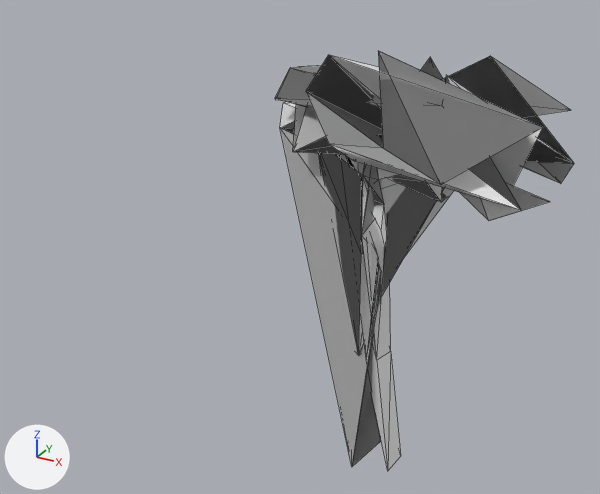
The OBJ model Assets/TramChanh/Art/Models/Environment/SM_StreetTree_Trunk.obj, before and after one commit.
Rendered twice from a 50 mm lens placed at (6.05, -6.63, 5.55), pointed at (2.18, 0.4, 2.04). Arrows for +X, +Y and +Z are at lower left; the lights stay in place. The first picture is the older version. Mesh edges are drawn as thin lines. Where no turn or scale is listed for an object, it has been applied to the vertices.

In view in the first picture: 'SM_StreetTree_Trunk'.
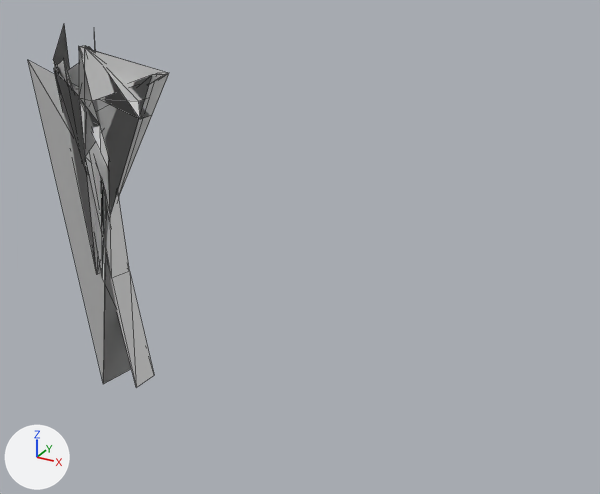
Location of each change, (x1, y1, x2, y2) in pixels of the pictures (600 x 494 px; the box of a moved part takes in the faces that stretch with it):
'SM_StreetTree_Trunk', reshaped (53% narrower, 14% shorter): before (275, 51, 574, 470); after (28, 25, 169, 387)
part 1 of me_sm_streettree_trunk, moved or reshaped: before (319, 153, 453, 470); after (54, 45, 169, 387)
part 2 of me_sm_streettree_trunk, added: after (28, 25, 131, 384)
part 3 of me_sm_streettree_trunk, deleted: before (275, 56, 574, 184)
part 4 of me_sm_streettree_trunk, deleted: before (306, 51, 550, 220)
part 5 of me_sm_streettree_trunk, deleted: before (280, 102, 381, 466)

Diff of the bpy script that builds the scene:
```diff
--- a/Assets/TramChanh/Art/Models/Environment/SM_StreetTree_Trunk.obj.py
+++ b/Assets/TramChanh/Art/Models/Environment/SM_StreetTree_Trunk.obj.py
@@ me_sm_streettree_trunk @@
 # used by ob_sm_streettree_trunk; location = (0.0, 0.0, 0.0)
-me_sm_streettree_trunk.from_pydata(...)  # 94 vertices, 165 faces; spans x 1.87..4.91, y -0.58..0.95, z 0.0..4.31
+me_sm_streettree_trunk.from_pydata(...)  # 52 vertices, 79 faces; spans x -1.47..0.95, y -0.29..1.0, z 0.0..4.03
+# me_sm_streettree_trunk part 1: the loose piece of 37 vertices spanning x 2.4..4.14, y -0.17..0.4, z 0.0..3.61 is scaled about its middle by 1.11, then moved by (-3.28, 0.0, 0.19)
+# me_sm_streettree_trunk part 2: a new loose piece of 15 vertices spanning x -1.47..0.05, y -0.29..1.0, z 0.0..4.03
+# me_sm_streettree_trunk part 3: the loose piece of 19 vertices spanning x 1.91..4.91, y -0.51..0.81, z 3.18..4.29 is deleted
+# me_sm_streettree_trunk part 4: the loose piece of 19 vertices spanning x 2.73..4.78, y -0.58..0.59, z 2.98..4.31 is deleted
+# me_sm_streettree_trunk part 5: the loose piece of 19 vertices spanning x 1.87..3.33, y -0.24..0.95, z 0.0..3.7 is deleted
```
